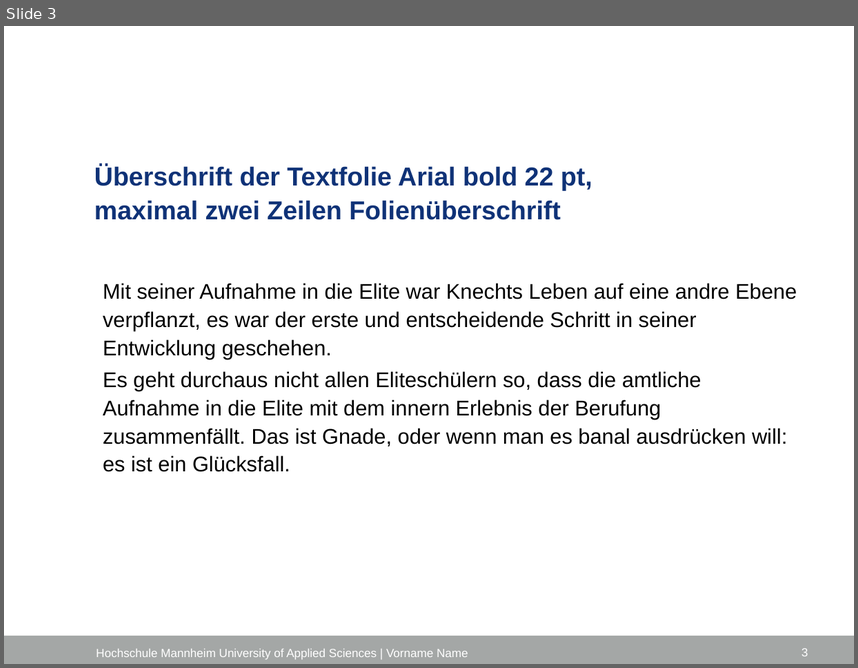
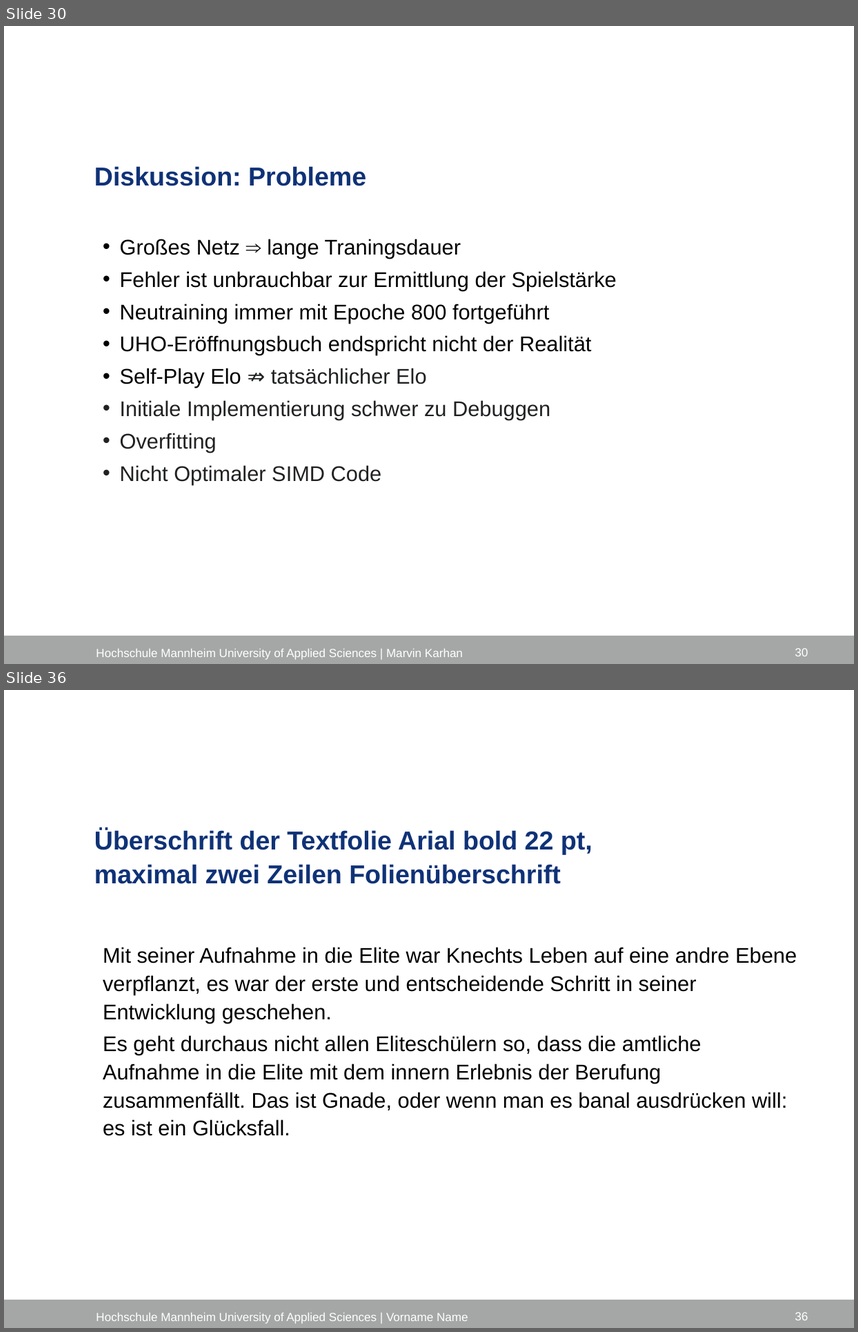
Before and after one commit to marvinkarhan/Bachelorarbeit, a slide deck: latex/Kolloquium/Kolloquium_Marvin_Karhan.pptx. Shown one above the other, each under a label of ours: slide 3 before the commit, slides 30 and 36 after it; the slides between them are not shown. The pictures are 858x668 and 858x1332 pixels, drawn with LibreOffice and Linux fonts; fonts in the diff are those of the drawing; background and template pictures are left out. Boxes give left, top, right and bottom in pixels: in the first picture for what was removed or moved away, otherwise in the second. Text is boxed around its words. In the diff, an @@ line names an element or a change of style, - is before the commit and + after.

```diff
--- a/latex/Kolloquium/Kolloquium_Marvin_Karhan.pptx
+++ b/latex/Kolloquium/Kolloquium_Marvin_Karhan.pptx
@@ slide 30 added at box(4, 26, 854, 664), background #FFFFFF; not listed: 1 template element that a slide beside it also shows @@
@@ title added at box(94, 166, 366, 186), 22 pt, text #0F3277, bold @@
+Diskussion: Probleme
@@ text added at box(120, 239, 617, 484), 18 pt, text #000000 @@
+  • Großes Netz ⇒ lange Traningsdauer
+  • Fehler ist unbrauchbar zur Ermittlung der Spielstärke
+  • Neutraining immer mit Epoche 800 fortgeführt
+  • UHO-Eröffnungsbuch endspricht nicht der Realität
+  • Self-Play Elo ⇏ tatsächlicher Elo
+  • Initiale Implementierung schwer zu Debuggen
+  • Overfitting
+  • Nicht Optimaler SIMD Code
@@ text added at box(96, 648, 463, 659), 10 pt, text #FFFFFF @@
+Hochschule Mannheim University of Applied Sciences | Marvin Karhan
@@ page number added at box(795, 648, 808, 656), 10 pt, text #FFFFFF @@
+30
@@ what was slide 3 is now slide 36 @@
@@ page number at box(795, 1312, 808, 1320): text changed @@
-3
+36
```
Also in this commit, not shown: 2 slides changed, 31 other slides added, 16 other files.
